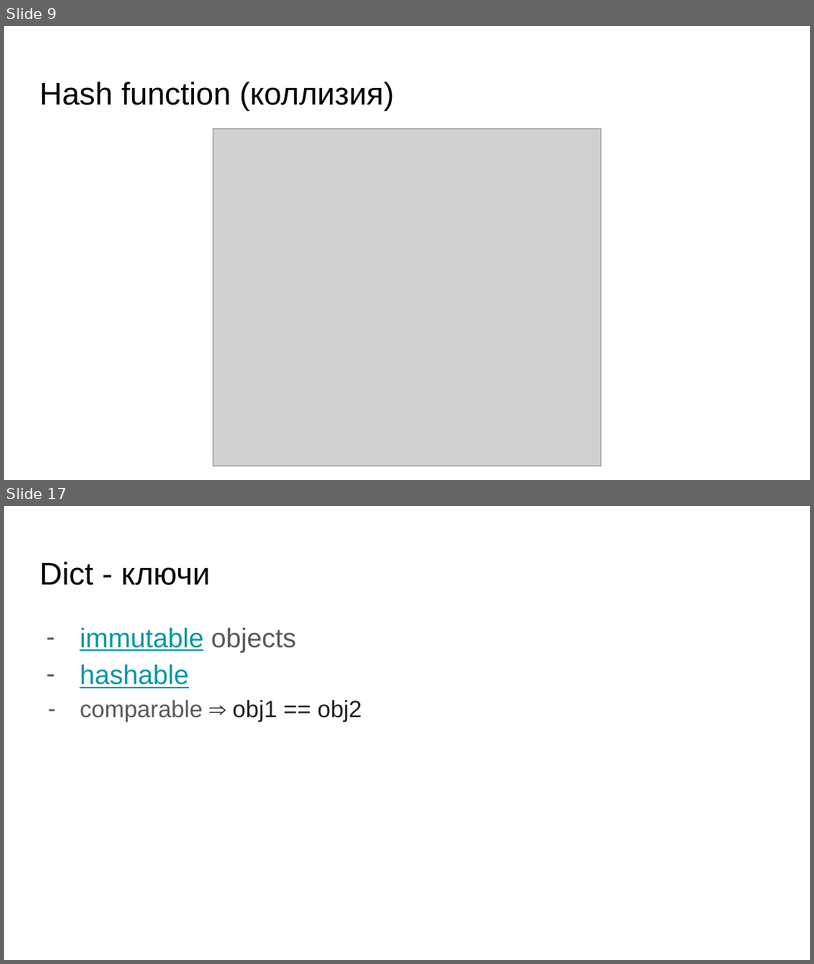
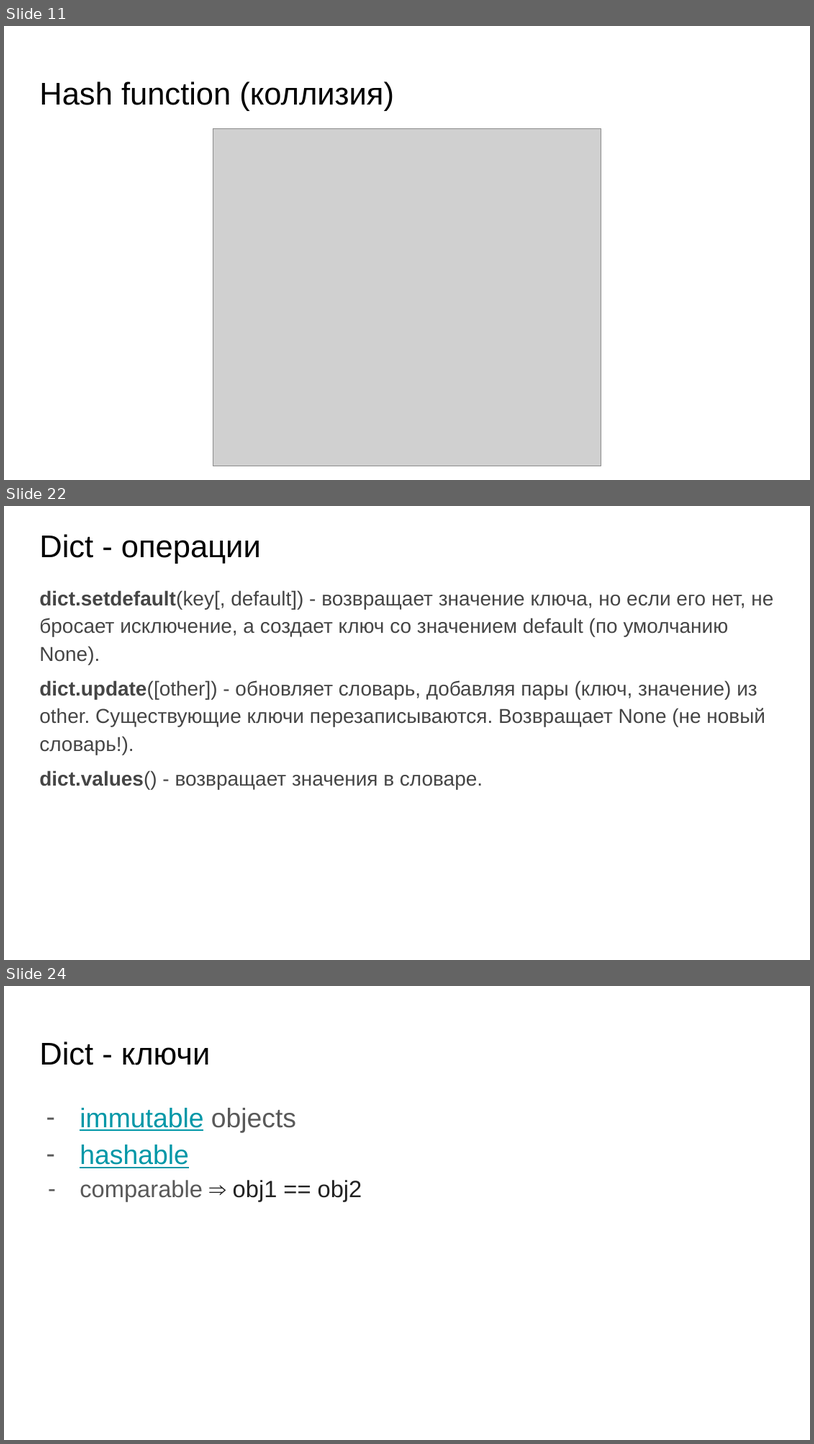
Before and after one commit to skhayrulin/python_course, a slide deck: lecture/Lecture6.pptx. Shown one above the other, each under a label of ours: slides 9 and 17 before the commit, slides 11, 22 and 24 after it; the slides between them are not shown. The pictures are 814x964 and 814x1444 pixels, drawn with LibreOffice and Linux fonts; fonts in the diff are those of the drawing; grey boxes stand for pictures. Boxes give left, top, right and bottom in pixels: in the first picture for what was removed or moved away, otherwise in the second. Text is boxed around its words. In the diff, an @@ line names an element or a change of style, - is before the commit and + after.

```diff
--- a/lecture/Lecture6.pptx
+++ b/lecture/Lecture6.pptx
@@ slide 22 added at <box>4,506,810,960</box>, background #FFFFFF @@
@@ title added at <box>39,534,261,564</box>, 28 pt, text #000000 @@
+Dict - операции
@@ text added at <box>39,590,774,789</box>, 18 pt, text #454545 @@
+dict.setdefault(key[, default]) - возвращает значение ключа, но если его нет, не бросает исключение, а создает ключ со значением default (по умолчанию None).
+dict.update([other]) - обновляет словарь, добавляя пары (ключ, значение) из other. Существующие ключи перезаписываются. Возвращает None (не новый словарь!).
+dict.values() - возвращает значения в словаре.
@@ what was slide 9 is now slide 11 @@
@@ what was slide 17 is now slide 24 @@
```
Also in this commit, not shown: 4 slides changed, 20 other slides added, 1 slide removed, 1 other file.
